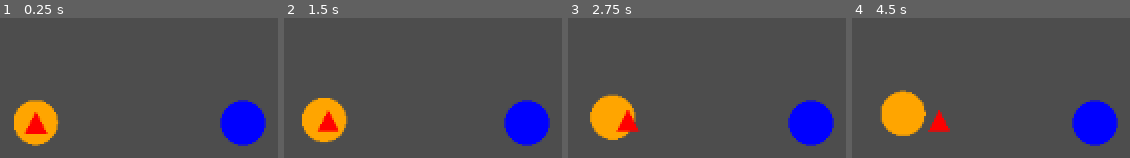
Above: before the commit, frames 1-4 (left to right).
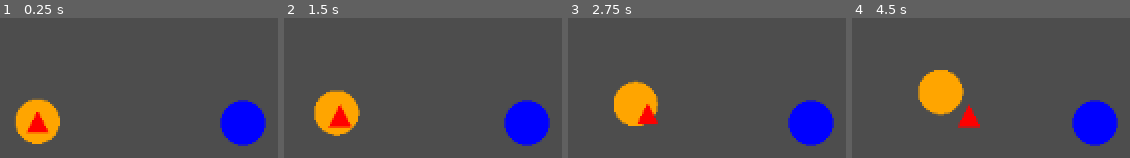
Above: after the commit, the same moments.

Repository: matthew-cavener/untitled_missile_game
Game: Godot game, scene res://world/world.tscn
The game is run twice, just before and just after one commit, with the same random seed, the same clock (stepped at 60 frames per second) and the same inputs. The project has no main scene, so this scene is started directly.
Inputs:
- Up to frame 1 (0.25 s): no input
- Up to frame 2 (1.5 s): no input
- Up to frame 3 (2.75 s): no input
- Up to frame 4 (4.5 s): tap Enter at 2.75 s; tap Space at 4.25 s

The runs differ from the first frame. In frame 1, 1.3% of the frame differs, in the area x 5-22%, y 57-92%; in frame 2, 4.7%; in frame 3, 6.6%; in frame 4, 9.8%, in the area x 10-47%, y 37-85%.

Commit message:
Refactor enemy ship into class

Diff:
--- a/enemy/ship/enemy_ship.gd
+++ b/enemy/ship/enemy_ship.gd
@@ -1,29 +1,45 @@
+class_name EnemyShip
 extends RigidBody2D
 
 var set_initial_state = true
-
-var distance = 150
-var position_bearing = (270)
-var position_bearing_radian = deg_to_rad(position_bearing + 270)
-var initial_position = Vector2(distance * cos(position_bearing_radian), distance * sin(position_bearing_radian))
-
-var speed = 3
-var velocity_bearing = (60)
-var velocity_bearing_radian = deg_to_rad(velocity_bearing + 270)
-var initial_velocity = Vector2(speed * cos(velocity_bearing_radian), speed * sin(velocity_bearing_radian))
-
 var enemy_missile_scene = preload("res://missile/missile.tscn")
 
-func _ready():
+var distance : float
+var position_bearing : float
+var velocity_bearing : float
+var speed : float
+
+var position_bearing_radian : float
+var initial_position : Vector2
+
+var velocity_bearing_radian : float
+var initial_velocity : Vector2
+
+func _init(
+    _distance : float = 150,
+    _position_bearing : float = 270,
+    _velocity_bearing : float = 60,
+    _speed : float = 10
+) -> void:
+    distance = _distance
+    position_bearing = _position_bearing
+    velocity_bearing = _velocity_bearing
+    speed = _speed
+
+    position_bearing_radian = deg_to_rad(position_bearing + 270)
+    initial_position = Vector2(distance * cos(position_bearing_radian), distance * sin(position_bearing_radian))
+
+    velocity_bearing_radian = deg_to_rad(velocity_bearing + 270)
+    initial_velocity = Vector2(speed * cos(velocity_bearing_radian), speed * sin(velocity_bearing_radian))
+
+func _ready() -> void:
     print("\n----------------")
-    print("Enemy ship spwaned")
+    print("Enemy ship spawned")
     print("global_position.x: " + str(global_position.x) + " | global_position.y:" + str(global_position.y))
     print("linear_velocity.x: " + str(linear_velocity.x) + " | linear_velocity.y:" + str(linear_velocity.y))
     print("----------------\n")
 
-
-
-func _integrate_forces(state):
+func _integrate_forces(state) -> void:
     if set_initial_state:
         state.transform = Transform2D(0.0, initial_position)
         self.linear_velocity = initial_velocity
--- a/missile/missile.gd
+++ b/missile/missile.gd
@@ -38,7 +38,7 @@
     _boost_thrust_magnitude: float = 3,
     _boost_thrust_time: float = 3,
     _midcourse_thrust_magnitude: float = 0,
-    _terminal_thrust_magnitude: float = 3,
+    _terminal_thrust_magnitude: float = 1,
     _terminal_thrust_time: float = 3,
     _terminal_range: int = 200,
     _velocity_rejection_coefficient: float = 1.2,
